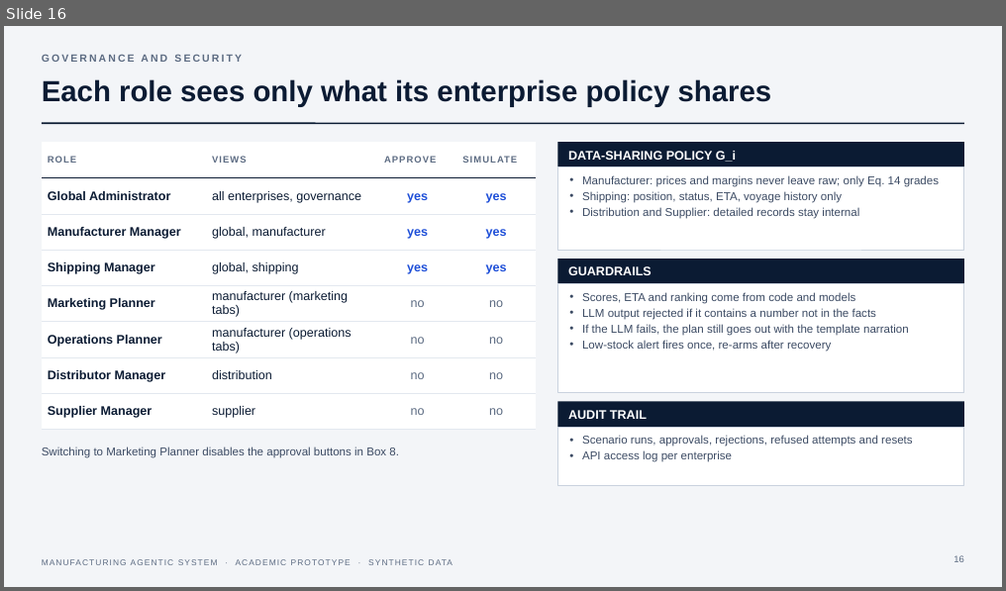
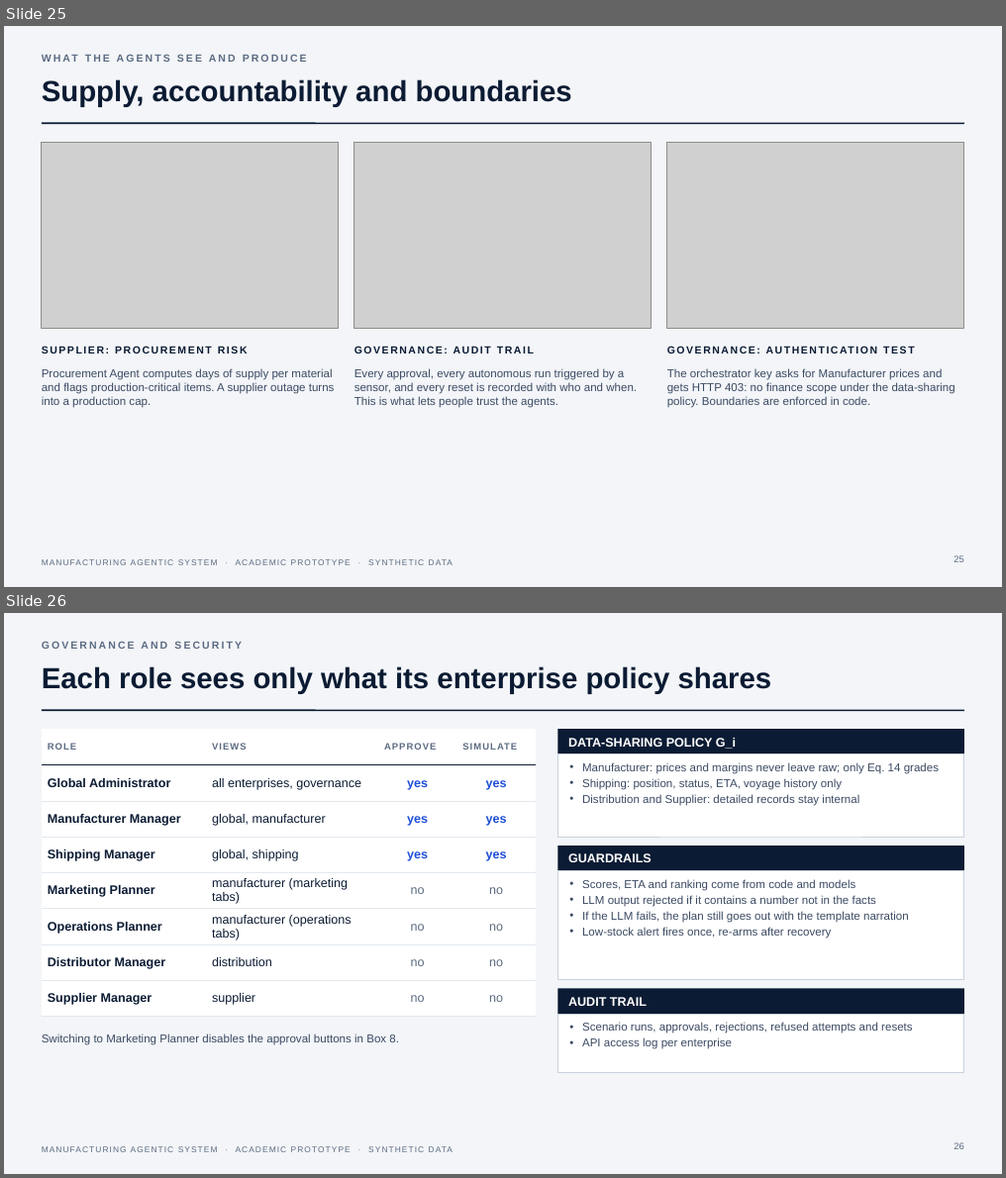
Before and after one commit to hamzaharmanhusni-ugm/manufacturing-agentic-system, a slide deck: docs/presentation/Manufacturing-Agentic-System.pptx. Shown one above the other, each under a label of ours: slide 16 before the commit, slides 25 and 26 after it. The pictures are 1006x591 and 1006x1178 pixels, drawn with LibreOffice and Linux fonts; fonts in the diff are those of the drawing; grey boxes stand for pictures. Boxes give left, top, right and bottom in pixels: in the first picture for what was removed or moved away, otherwise in the second. Text is boxed around its words. In the diff, an @@ line names an element or a change of style, - is before the commit and + after.

```diff
--- a/docs/presentation/Manufacturing-Agentic-System.pptx
+++ b/docs/presentation/Manufacturing-Agentic-System.pptx
@@ slide 25 added at (4, 26, 1002, 587), background #F3F5F8; not listed: 2 template elements that a slide beside it also shows @@
@@ text added at (42, 52, 715, 75), 10 pt, text #5C6B82, bold @@
+WHAT THE AGENTS SEE AND PRODUCE
@@ title added at (42, 79, 572, 107), 28 pt, text #0B1B33, bold @@
+Supply, accountability and boundaries
@@ picture added at (42, 143, 339, 329) @@
@@ picture added at (354, 143, 651, 329) @@
@@ picture added at (667, 143, 964, 329) @@
@@ text added at (42, 346, 248, 354), 10 pt, text #0B1B33, bold @@
+SUPPLIER: PROCUREMENT RISK
@@ text added at (354, 346, 534, 354), 10 pt, text #0B1B33, bold @@
+GOVERNANCE: AUDIT TRAIL
@@ text added at (667, 344, 964, 361), 10 pt, text #0B1B33, bold @@
+GOVERNANCE: AUTHENTICATION TEST
@@ text added at (42, 369, 335, 408), 11 pt, text #3B4A63 @@
+Procurement Agent computes days of supply per material and flags production-critical items. A supplier outage turns into a production cap.
@@ text added at (354, 369, 637, 408), 11 pt, text #3B4A63 @@
+Every approval, every autonomous run triggered by a sensor, and every reset is recorded with who and when. This is what lets people trust the agents.
@@ text added at (667, 369, 955, 408), 11 pt, text #3B4A63 @@
+The orchestrator key asks for Manufacturer prices and gets HTTP 403: no finance scope under the data-sharing policy. Boundaries are enforced in code.
@@ page number added at (953, 556, 964, 563), 9 pt, text #5C6B82 @@
+25
@@ what was slide 16 is now slide 26 @@
@@ page number at (953, 1143, 964, 1150): text changed @@
-16
+26
```
Also in this commit, not shown: 9 other slides added, 40 other files.
